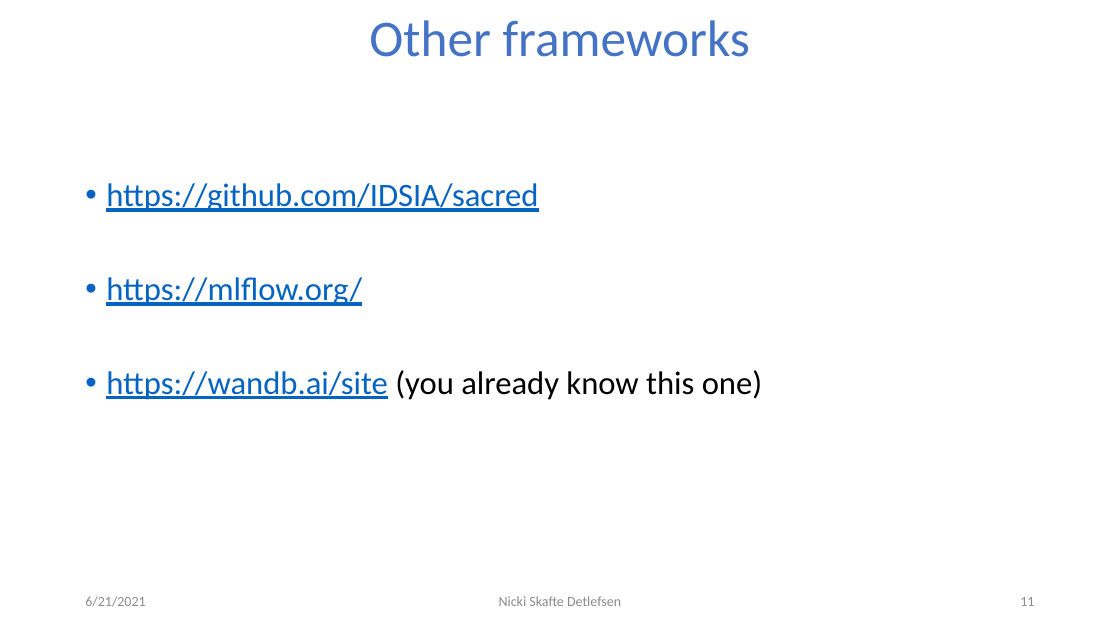
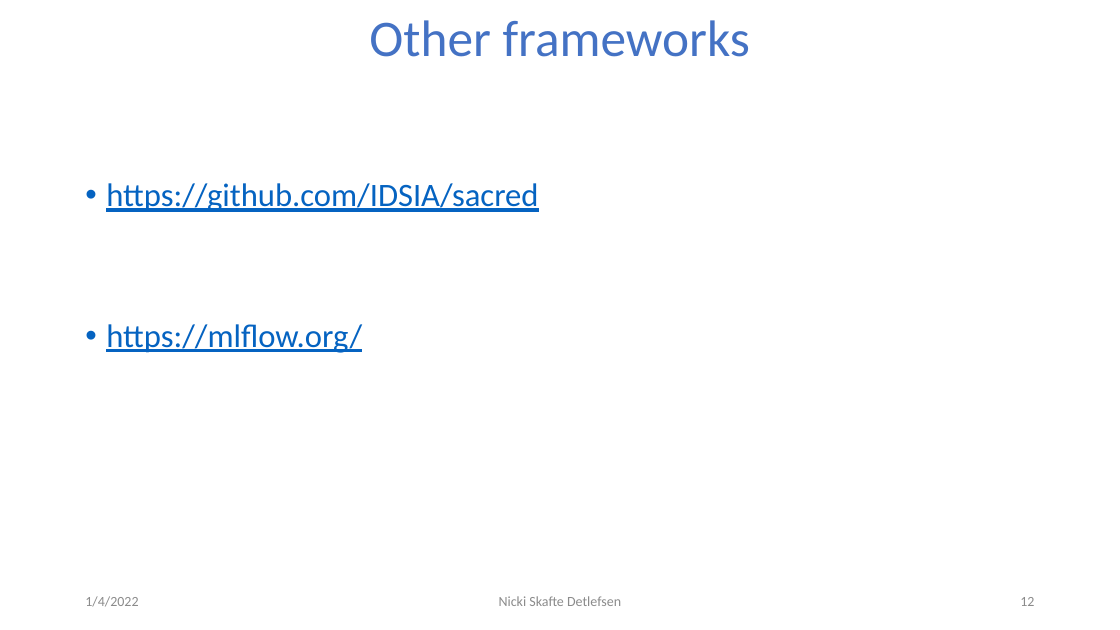
Before and after one commit to DeepEasterbunny/dtu_mlops, a slide deck: slide 12 of s3_reproduceability/lecture/Reproducibility.pptx (slide 11 before the commit). Drawn at 1120x630 pixels with LibreOffice and Linux fonts; fonts in the diff are those of the drawing; background and template pictures are left out. Boxes give left, top, right and bottom in pixels: in the first picture for what was removed or moved away, otherwise in the second. Text is boxed around its words. In the diff, an @@ line names an element or a change of style, - is before the commit and + after.

Commit message:
lecture

```diff
--- a/s3_reproduceability/lecture/Reproducibility.pptx
+++ b/s3_reproduceability/lecture/Reproducibility.pptx
@@ text at <box>106,370,762,400</box>: paragraph removed @@
-• https://wandb.ai/site (you already know this one)
@@ text at <box>85,596,138,607</box>: text changed @@
-6/21/2021
+1/4/2022
@@ page number at <box>1020,597,1034,606</box>: text changed @@
-11
+12
```
Also in this commit, not shown: 10 other slides changed, 1 slide added, 1 other file.
